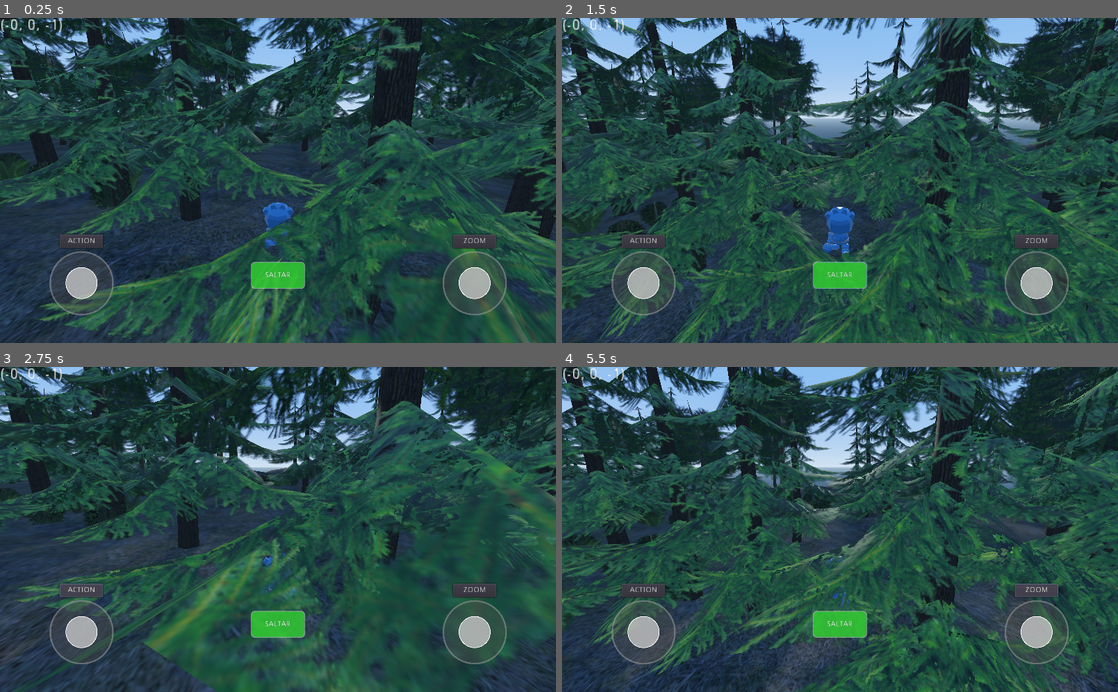
Above: before the commit, frames 1-4 (two rows, left to right).
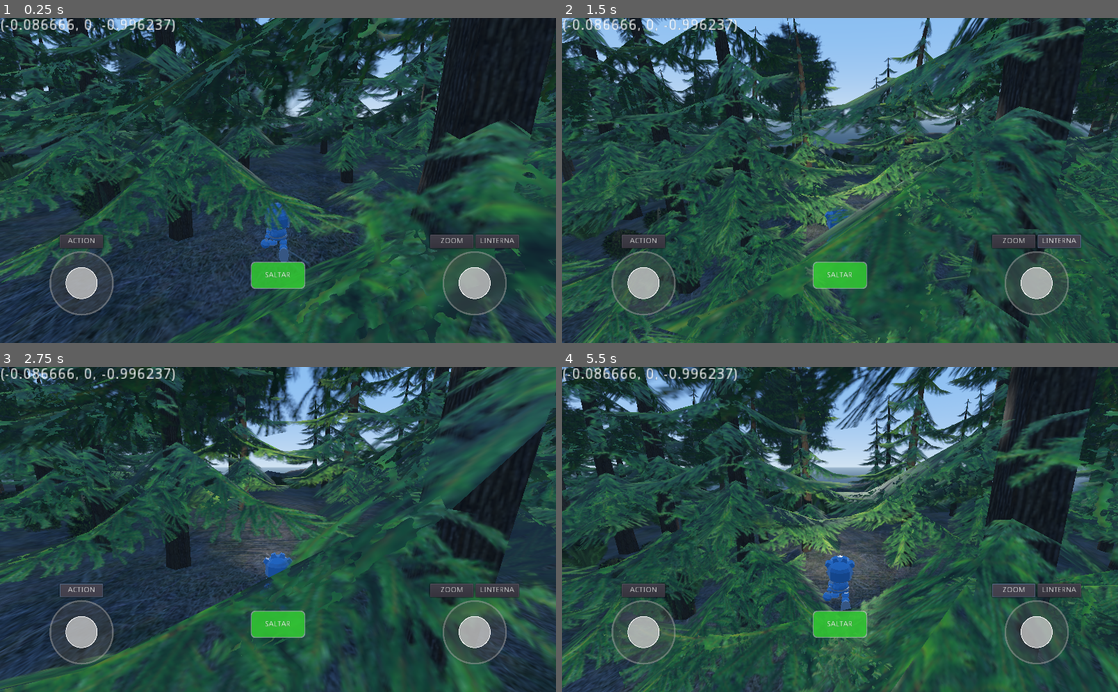
Above: after the commit, the same moments.

Repository: Pachodev77/godot1
Game: Godot game, scene res://escena/mapa_test.tscn
Two runs of this game, one before a commit and one after it. Both use one fixed random seed, a clock stepped at 60 frames per second and the inputs below.
Inputs (mouse positions are in pixels of both pictures, inside the frame that each line leads up to):
- Up to frame 1 (0.25 s): no input
- Up to frame 2 (1.5 s): click "SALTAR" at 0.5 s; click (1056, 242) at 1.25 s, where only the run after the commit has a clickable "LINTERNA"
- Up to frame 3 (2.75 s): click "ACTION" at 2 s
- Up to frame 4 (5.5 s): click "ZOOM" at 2.75 s; click "ACTION" at 3.5 s; click "SALTAR" at 4.25 s; click "ZOOM" at 5 s

The runs differ from the first frame. In frame 1, 46% of the frame differs, in the area x 0-100%, y 0-100%; in frame 2, 47%; in frame 3, 47%; in frame 4, 52%.

Commit message:
Update day/night system, player controls, and map configuration

Diff:
--- a/escena/Control.tscn
+++ b/escena/Control.tscn
@@ -144,6 +144,13 @@
 rect_min_size = Vector2( 80, 25 )
 text = "ZOOM"
 
+[node name="FlashlightButton" type="Button" parent="MarginContainer/VBoxContainer/HBoxContainer/CameraJoystickContainer/ButtonContainer"]
+margin_left = 144.0
+margin_right = 224.0
+margin_bottom = 25.0
+rect_min_size = Vector2( 80, 25 )
+text = "LINTERNA"
+
 [node name="CameraJoystick" parent="MarginContainer/VBoxContainer/HBoxContainer/CameraJoystickContainer" instance=ExtResource( 1 )]
 anchor_right = 0.0
 anchor_bottom = 0.0
--- a/escena/day_night_system.tscn
+++ b/escena/day_night_system.tscn
@@ -25,8 +25,8 @@
 tonemap_exposure = 1.0
 
 [sub_resource type="SphereMesh" id=3]
-radius = 500.0
-height = 1000.0
+radius = 2000.0
+height = 4000.0
 radial_segments = 32
 rings = 16
 
@@ -45,7 +45,7 @@
 
 [node name="DayNightSystem" type="Spatial"]
 script = ExtResource( 1 )
-cycle_duration = 240.0
+cycle_duration = 360.0
 start_time = 0.5
 
 [node name="DirectionalLight" type="DirectionalLight" parent="."]
--- a/escena/jugador.tscn
+++ b/escena/jugador.tscn
@@ -20,10 +20,21 @@
 transform = Transform( 1, 0, 0, 0, 0.965926, 0.258819, 0, -0.258819, 0.965926, 0, 0, 6 )
 current = true
 near = 1.0
-far = 500.0
+far = 4000.0
 
 [node name="3DGodotRobot" parent="." instance=ExtResource( 2 )]
 transform = Transform( -1, 0, -8.74228e-08, 0, 1, 0, 8.74228e-08, 0, -1, 0, 0, 0 )
+
+[node name="SpotLight" type="SpotLight" parent="3DGodotRobot"]
+transform = Transform( -1, 0, 0, 0, 1, 0, 0, 0, -1, 0, 1.2, 0.8 )
+light_color = Color( 1, 1, 1, 1 )
+light_energy = 2.0
+spot_angle = 45.0
+spot_attenuation = 0.5
+shadow_enabled = true
+shadow_bias = 0.4
+spot_range = 25.0
+visible = false
 
 [node name="Label" type="Label" parent="."]
 margin_right = 40.0
--- a/escena/mapa_test.tscn
+++ b/escena/mapa_test.tscn
@@ -12,9 +12,22 @@
 [node name="Escena" type="Spatial"]
 
 [node name="DayNightSystem" parent="." instance=ExtResource( 1 )]
+cycle_duration = 360.0
 
 [node name="Forest" parent="." instance=ExtResource( 2 )]
 transform = Transform( 10, 0, 0, 0, 10, 0, 0, 0, 10, 0, 0, 0 )
+script = ExtResource( 3 )
+
+[node name="Forest2" parent="." instance=ExtResource( 2 )]
+transform = Transform( 0, 0, 10, 0, 10, 0, -10, 0, 0, 155, 0, 0 )
+script = ExtResource( 3 )
+
+[node name="Forest3" parent="." instance=ExtResource( 2 )]
+transform = Transform( -10, 0, 0, 0, 10, 0, 0, 0, -10, 0, 0, 155 )
+script = ExtResource( 3 )
+
+[node name="Forest4" parent="." instance=ExtResource( 2 )]
+transform = Transform( 0, 0, -10, 0, 10, 0, 10, 0, 0, 155, 0, 155 )
 script = ExtResource( 3 )
 
 [node name="Ground" type="StaticBody" parent="."]
@@ -24,7 +37,7 @@
 shape = SubResource( 1 )
 
 [node name="jugador" parent="." instance=ExtResource( 4 )]
-transform = Transform( 1, 0, 0, 0, 1, 0, 0, 0, 1, 0, 2, 0 )
+transform = Transform( 0.996237, 0, 0.0866662, 0, 1, 0, -0.0866662, 0, 0.996237, 0, 2, -2.32361 )
 
 [node name="CanvasLayer" parent="." instance=ExtResource( 5 )]
 
--- a/materials/stars_material.tres
+++ b/materials/stars_material.tres
@@ -5,7 +5,5 @@
 [resource]
 shader = ExtResource( 1 )
 shader_param/star_visibility = 1.0
+shader_param/twinkle_speed = 1.0
 shader_param/star_density = 0.5
-shader_param/star_size = 0.01
-shader_param/twinkle_speed = 1.0
-shader_param/time = 0.0
--- a/script/day_night_cycle.gd
+++ b/script/day_night_cycle.gd
@@ -1,6 +1,6 @@
 extends Spatial
 
-export var cycle_duration = 240.0  # 4 minutos para un ciclo completo
+export var cycle_duration = 360.0  # 6 minutos para un ciclo completo
 export var start_time = 0.5  # 0.0 es medianoche, 0.5 es mediodía
 
 var time_of_day = 0.0
--- a/script/fix_forest_materials.gd
+++ b/script/fix_forest_materials.gd
@@ -8,6 +8,7 @@
 
 func fix_materials(node):
 	if node is MeshInstance:
+		var should_collide = false
 		var mesh = node.mesh
 		if mesh != null:
 			for i in range(mesh.get_surface_count()):
@@ -15,13 +16,22 @@
 				if mat == null:
 					mat = node.get_surface_material(i)
 
-				if mat != null and mat is SpatialMaterial:
-					if mat.flags_transparent:
-						mat.params_depth_draw_mode = SpatialMaterial.DEPTH_DRAW_ALPHA_OPAQUE_PREPASS
-						mat.params_cull_mode = SpatialMaterial.CULL_DISABLED
+				if mat != null:
+					# Filtro de colisiones por nombre de material (Suelo y Troncos)
+					var mat_name = mat.resource_name
+					if "Floor" in mat_name or "Wood" in mat_name:
+						should_collide = true
 
-						mesh.surface_set_material(i, mat)
-						node.set_surface_material(i, mat)
+					if mat is SpatialMaterial:
+						if mat.flags_transparent:
+							mat.params_depth_draw_mode = SpatialMaterial.DEPTH_DRAW_ALPHA_OPAQUE_PREPASS
+							mat.params_cull_mode = SpatialMaterial.CULL_DISABLED
+
+							mesh.surface_set_material(i, mat)
+							node.set_surface_material(i, mat)
+
+		if should_collide:
+			node.create_trimesh_collision()
 
 	for child in node.get_children():
 		fix_materials(child)
--- a/script/jugador.gd
+++ b/script/jugador.gd
@@ -15,6 +15,7 @@
 # Joystick variables
 var move_vector = Vector2.ZERO
 var camera_vector = Vector2.ZERO
+var jump_requested = false
 
 # Camera zoom variables
 var camera_zoomed_out = false
@@ -58,34 +59,40 @@
 		var angle_diff = fposmod(target_rotation - current_model_rotation + PI, TAU) - PI
 		$"3DGodotRobot".rotation.y += angle_diff * 0.15
 
-	#Sistema de animacion
-	var horizontal_velocity = Vector2(velocidad.x, velocidad.z)
-	var is_moving = horizontal_velocity.length() > 0.2
-	if(not is_moving and is_on_floor()):
-		anim = "Idle-loop"
-	elif(is_moving and is_on_floor()):
-		anim = "Run-loop"
-	if(!is_on_floor()):
-		anim = "Jump"
-
-	$"3DGodotRobot/AnimationPlayer".play(anim)
-
 	# Movimiento horizontal
 	velocidad.x = direction.x * speed
 	velocidad.z = direction.z * speed
 
-	# Saltar
+	# Gravedad y Salto
+	velocidad.y -= gravity * delta
+
+	var snap = Vector3.DOWN
 	if is_on_floor():
-		if Input.is_action_just_pressed("tecla_salto"):
+		if jump_requested or Input.is_action_just_pressed("tecla_salto"):
 			velocidad.y = jump_velocity
-	else:
-		velocidad.y -= gravity * delta
+			snap = Vector3.ZERO
 
-	# Aplica movimiento
-	move_and_slide(velocidad,Vector3.UP)
+	jump_requested = false
+
+	# Aplica movimiento con snap para evitar rebotes en pendientes
+	velocidad = move_and_slide_with_snap(velocidad, snap, Vector3.UP, true)
 
 	# Verificar si el jugador está en el suelo
 	on_ground = is_on_floor()
+
+	#Sistema de animacion (Actualizado despues del movimiento)
+	var horizontal_velocity = Vector2(velocidad.x, velocidad.z)
+	var is_moving = horizontal_velocity.length() > 0.2
+
+	if on_ground:
+		if is_moving:
+			anim = "Run-loop"
+		else:
+			anim = "Idle-loop"
+	else:
+		anim = "Jump"
+
+	$"3DGodotRobot/AnimationPlayer".play(anim)
 
 	# Joystick camera rotation (orbital)
 	if camera_vector != Vector2.ZERO:
@@ -93,7 +100,7 @@
 		pivot.rotate_y(-camera_vector.x * mouse_sensitivity * 20)
 
 		# Rotación vertical (alrededor del eje X del pivot)
-		camera_rotation_x -= camera_vector.y * mouse_sensitivity * 20
+		camera_rotation_x -= camera_vector.y * mouse_sensitivity * 10
 		camera_rotation_x = clamp(camera_rotation_x, deg2rad(max_look_down), deg2rad(max_look_up))
 		pivot.rotation.x = camera_rotation_x
 
@@ -104,11 +111,12 @@
 	$Pivot/Camera.translation.z = new_distance
 
 export var mouse_sensitivity : float = 0.003
-export var max_look_up : float = 80.0
-export var max_look_down : float = -80.0
+export var max_look_up : float = 25.0
+export var max_look_down : float = -30.0
 
 onready var pivot = $Pivot
 onready var camera = $Pivot/Camera
+onready var flashlight = $"3DGodotRobot/SpotLight"
 
 var camera_rotation_x := 0.0
 
@@ -131,6 +139,10 @@
 	if zoom_button:
 		zoom_button.connect("pressed", self, "_on_ZoomButton_pressed")
 
+	var flashlight_button = get_node_or_null("/root/Escena/CanvasLayer/MarginContainer/VBoxContainer/HBoxContainer/CameraJoystickContainer/ButtonContainer/FlashlightButton")
+	if flashlight_button:
+		flashlight_button.connect("pressed", self, "_on_FlashlightButton_pressed")
+
 	var jump_button = get_node_or_null("/root/Escena/CanvasLayer/MarginContainer/VBoxContainer/HBoxContainer/JumpButtonContainer/JumpButton")
 	if jump_button:
 		jump_button.connect("pressed", self, "_on_JumpButton_pressed")
@@ -152,6 +164,9 @@
 func _on_ZoomButton_pressed():
 	camera_zoomed_out = !camera_zoomed_out
 
+func _on_FlashlightButton_pressed():
+	if flashlight:
+		flashlight.visible = !flashlight.visible
+
 func _on_JumpButton_pressed():
-	if is_on_floor():
-		velocidad.y = jump_velocity
+	jump_requested = true
--- a/shaders/stars.shader
+++ b/shaders/stars.shader
@@ -1,49 +1,59 @@
 shader_type spatial;
-render_mode unshaded, cull_back, depth_draw_never;
+render_mode unshaded, cull_disabled, depth_draw_never, blend_add;
 
 uniform float star_visibility : hint_range(0.0, 1.0) = 1.0;
+uniform float twinkle_speed : hint_range(0.0, 5.0) = 1.0;
 uniform float star_density : hint_range(0.0, 1.0) = 0.5;
-uniform float star_size : hint_range(0.0, 0.1) = 0.01;
-uniform float twinkle_speed : hint_range(0.0, 5.0) = 1.0;
 
+// Pseudo-random number generator
 float random(vec2 st) {
     return fract(sin(dot(st.xy, vec2(12.9898, 78.233))) * 43758.5453123);
 }
 
-float star(vec2 uv, float seed) {
-    vec2 star_pos = vec2(random(vec2(seed, seed * 2.0)), random(vec2(seed * 3.0, seed * 4.0)));
-    float dist = distance(uv, star_pos);
-    float star_brightness = random(vec2(seed * 5.0, seed * 6.0));
-
-    float twinkle = sin(TIME * twinkle_speed + seed * 10.0) * 0.3 + 0.7;
-
-    float star_val = smoothstep(star_size, 0.0, dist) * star_brightness * twinkle;
-    return star_val;
-}
-
 void fragment() {
-    vec2 uv = UV;
-    vec3 color = vec3(0.0);
-
-    int num_stars = int(star_density * 200.0);
-
-    for (int i = 0; i < num_stars; i++) {
-        float seed = float(i) * 0.1;
-        float star_val = star(uv, seed);
-
-        float star_color_rand = random(vec2(seed * 7.0, seed * 8.0));
-        vec3 star_color;
-        if (star_color_rand > 0.95) {
-            star_color = vec3(0.8, 0.9, 1.0);
-        } else if (star_color_rand > 0.9) {
-            star_color = vec3(1.0, 0.9, 0.8);
-        } else {
-            star_color = vec3(1.0, 1.0, 1.0);
-        }
-
-        color += star_color * star_val;
+    if (star_visibility <= 0.01) {
+        discard;
     }
 
-    ALBEDO = color * star_visibility;
-    ALPHA = star_visibility;
+    vec2 uv = UV * (100.0 + star_density * 200.0); // Scale UV for tiling
+    vec2 id = floor(uv);
+    vec2 f = fract(uv);
+
+    float star_val = 0.0;
+
+    // Check 3x3 grid for stars to handle edges
+    for (int y = -1; y <= 1; y++) {
+        for (int x = -1; x <= 1; x++) {
+            vec2 neighbor = vec2(float(x), float(y));
+            vec2 cell_id = id + neighbor;
+
+            // Random position 0..1 in the neighbor cell
+            vec2 point = vec2(random(cell_id), random(cell_id + vec2(10.0)));
+
+            // Only create a star if random check passes (variable density)
+            if (random(cell_id * 2.0) > 0.5) {
+                // Check distance from current pixel to the star in neighbor cell
+                vec2 diff = neighbor + point - f;
+                float dist = length(diff);
+
+                if (dist < 0.2) { // Star radius
+                    // Random brightness
+                    float brightness = random(cell_id + vec2(5.0));
+
+                    // Twinkle effect
+                    float twinkle = sin(TIME * twinkle_speed + brightness * 20.0) * 0.4 + 0.6;
+
+                    // Smooth soft glow
+                    float glow = max(0.0, 1.0 - dist / 0.2);
+                    glow = pow(glow, 2.0); // Make it sharper
+
+                    star_val += glow * brightness * twinkle;
+                }
+            }
+        }
+    }
+
+    vec3 color = vec3(1.0, 1.0, 1.0) * star_val;
+    ALBEDO = color;
+    ALPHA = clamp(star_val, 0.0, 1.0) * star_visibility;
 }
